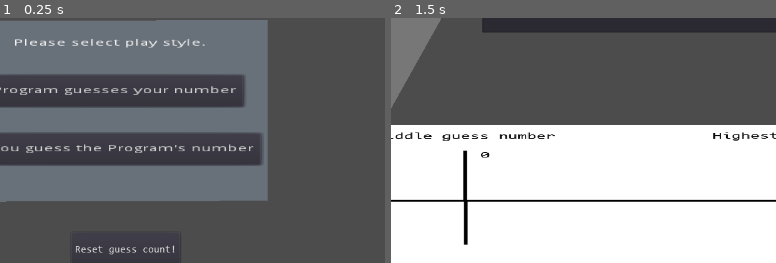
Above: before the commit, frames 1-2 (left to right).
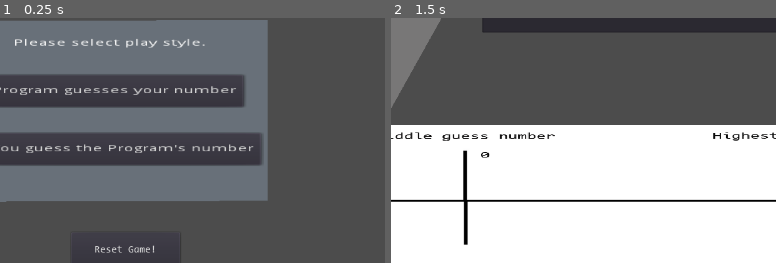
Above: after the commit, the same moments.

Repository: christyganger/Tutor
Game: Godot game, scene res://Main.tscn
Same seed, same stepped clock (60 frames per second), same inputs: the game is played once before the commit and once after it.
Inputs (mouse positions are % of the whole screen's width and height, from its top left):
- Up to frame 1 (0.25 s): no input
- Up to frame 2 (1.5 s): click (53, 16) at 0.52 s; type "Alex" at 0.6 s; click "Program guesses your number" at 1.25 s
The pictures show only the part of the screen within x 38-88%, y 36-86%; the shares and areas given below are measured in that part.

The runs differ from the first frame. In frame 1, 0.4% of the frame differs, in the area x 19-46%, y 92-97%; in frame 2, nothing differs.

Commit message:
tutor progam
update sprites, help button

Diff:
--- a/binary_search/Main.tscn
+++ b/binary_search/Main.tscn
@@ -365,7 +365,7 @@
 anchor_bottom = 0.0
 margin_left = 614.0
 margin_top = 626.0
-margin_right = 727.0
+margin_right = 788.0
 margin_bottom = 683.0
 rect_pivot_offset = Vector2( 0, 0 )
 rect_clip_content = false
@@ -379,7 +379,7 @@
 enabled_focus_mode = 2
 shortcut = null
 group = null
-text = "Reset guess count!"
+text = "Reset Game!"
 flat = false
 align = 1
 _sections_unfolded = [ "custom_fonts" ]
Binary file added: binary_search/arrow_help_sprites/arrowleft1.png
Binary file added: binary_search/arrow_help_sprites/arrowleft2.png
Binary file added: binary_search/arrow_help_sprites/arrowleft3.png
Binary file added: binary_search/arrow_help_sprites/arrowright1.png
